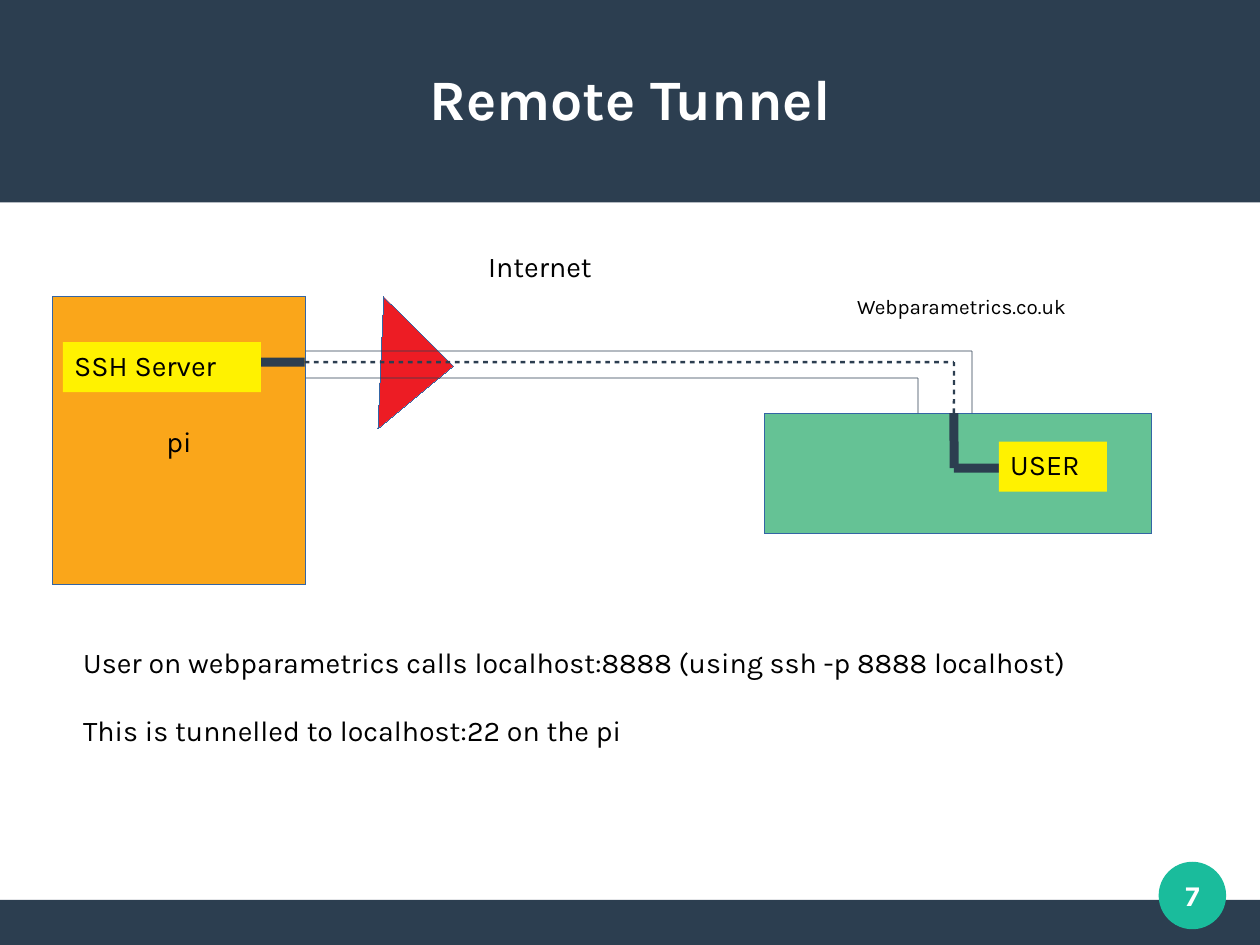
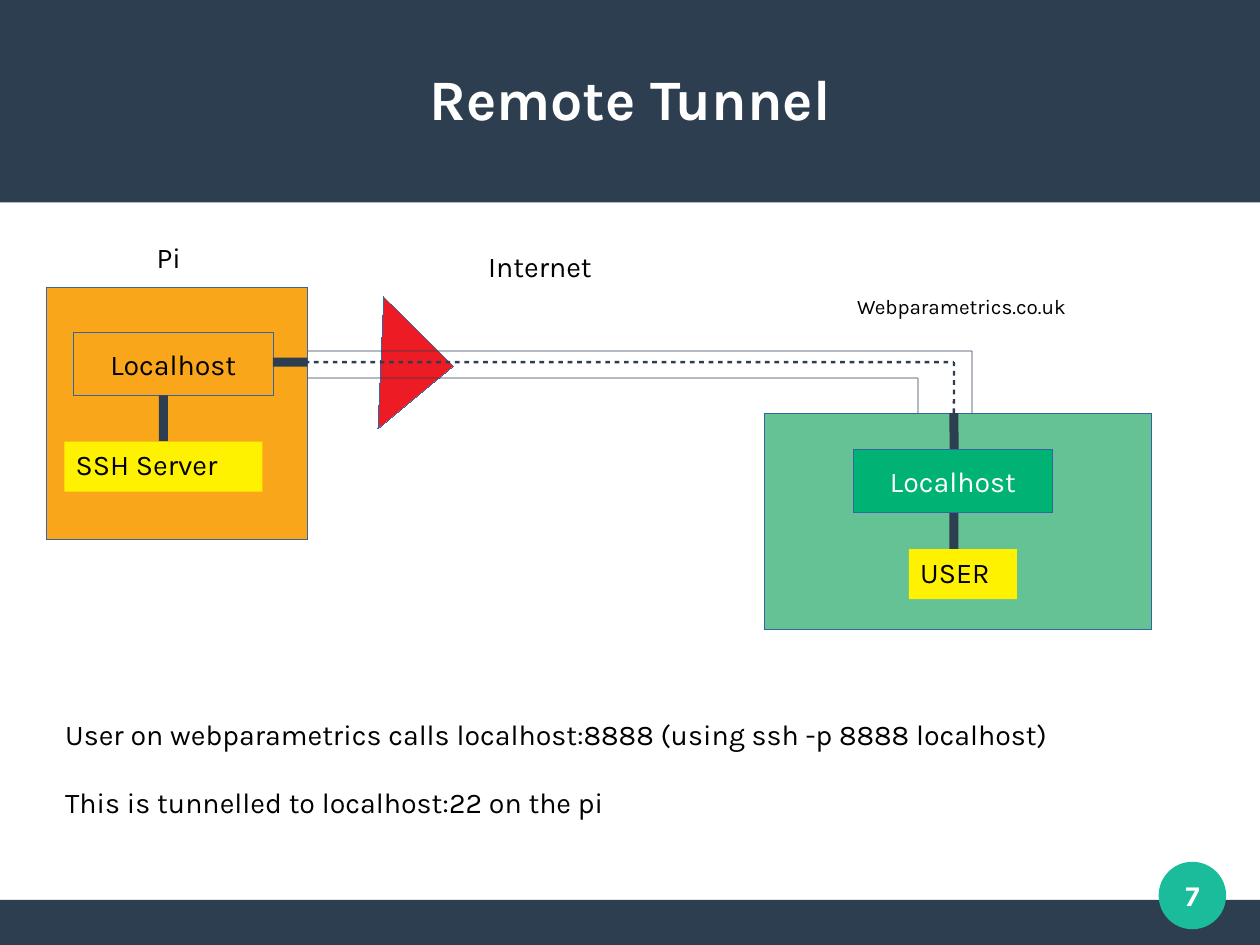
Before and after one commit to bernie-skipole/acremscope-pi, a slide deck: slide 7 of sshtunnel.odp. Drawn at 1260x945 pixels with LibreOffice and Linux fonts; fonts in the diff are those of the drawing. Boxes give left, top, right and bottom in pixels: in the first picture for what was removed or moved away, otherwise in the second. Text is boxed around its words. In the diff, an @@ line names an element or a change of style, - is before the commit and + after.

```diff
--- a/sshtunnel.odp
+++ b/sshtunnel.odp
@@ text "Pi": place and size @@
-text "Pi" at (53, 297, 306, 585)
+text "Pi" at (157, 248, 181, 268)
@@ text "Pi" at (157, 248, 181, 268): vertical alignment middle to top; fill #FAA61A to none; outline #3465A4 0 pt to none @@
@@ text at (157, 248, 181, 268): text changed @@
-pi
+Pi
@@ rectangle added at (47, 288, 308, 540), fill #FAA61A, outline #3465A4 0 pt @@
@@ rectangle added at (73, 333, 273, 396), fill #FAA61A, outline #3465A4 0 pt, 18 pt, text #000000 @@
+Localhost
@@ line moved from (304, 362) - (233, 362) to (308, 362) - (273, 362) @@
@@ line added from (164, 441) to (164, 396), #2C3E50 5.67 pt @@
@@ rectangle: place and size @@
-rectangle at (765, 413, 1153, 534)
+rectangle at (765, 413, 1153, 630)
@@ line moved from (955, 413) - (955, 468) to (955, 413) - (955, 450) @@
@@ rectangle "SSH Server": place and size @@
-rectangle "SSH Server" at (63, 342, 261, 392)
+rectangle "SSH Server" at (64, 441, 262, 492)
@@ rectangle added at (853, 450, 1053, 513), fill #00B274, outline #3465A4 0 pt, 18 pt, text #FFFFFF @@
+Localhost
@@ line removed from (999, 468) to (955, 468) @@
@@ line added from (955, 513) to (955, 549), #2C3E50 5.67 pt @@
@@ rectangle "USER": place and size @@
-rectangle "USER" at (999, 441, 1107, 492)
+rectangle "USER" at (909, 549, 1016, 599)
@@ text "User on webparametrics calls localhost:8888 ...": place and size @@
-text "User on webparametrics calls localhost:8888 ..." at (83, 652, 1065, 748)
+text "User on webparametrics calls localhost:8888 ..." at (65, 724, 1047, 820)
```
Also in this commit, not shown: 8 other slides changed.
